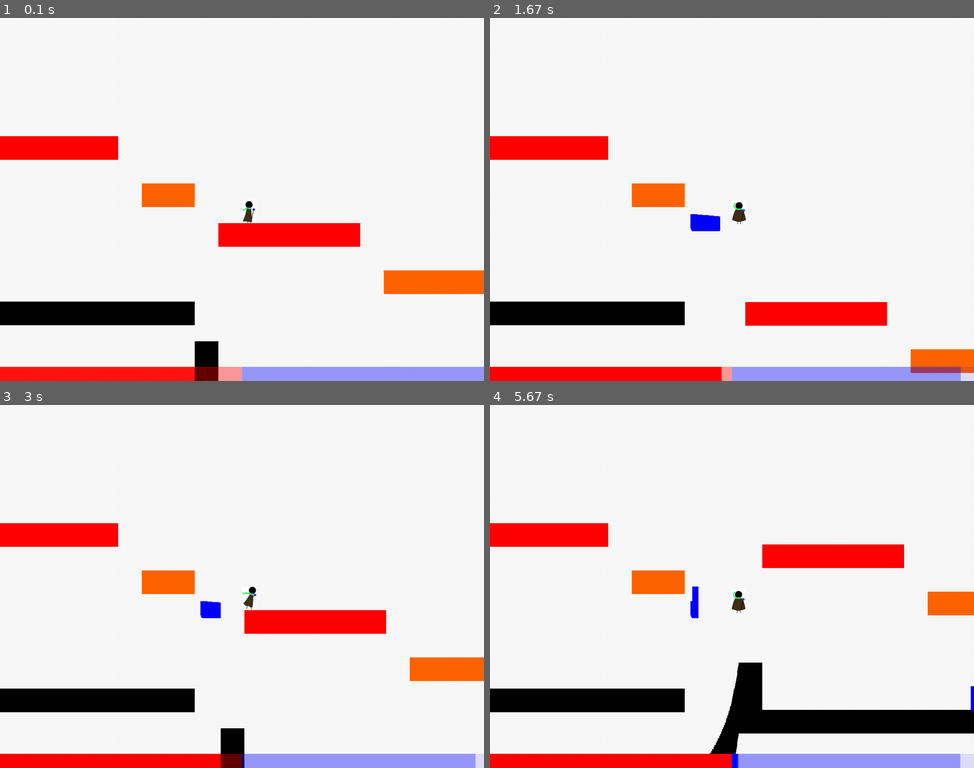
Above: before the commit, frames 1-4 (two rows, left to right).
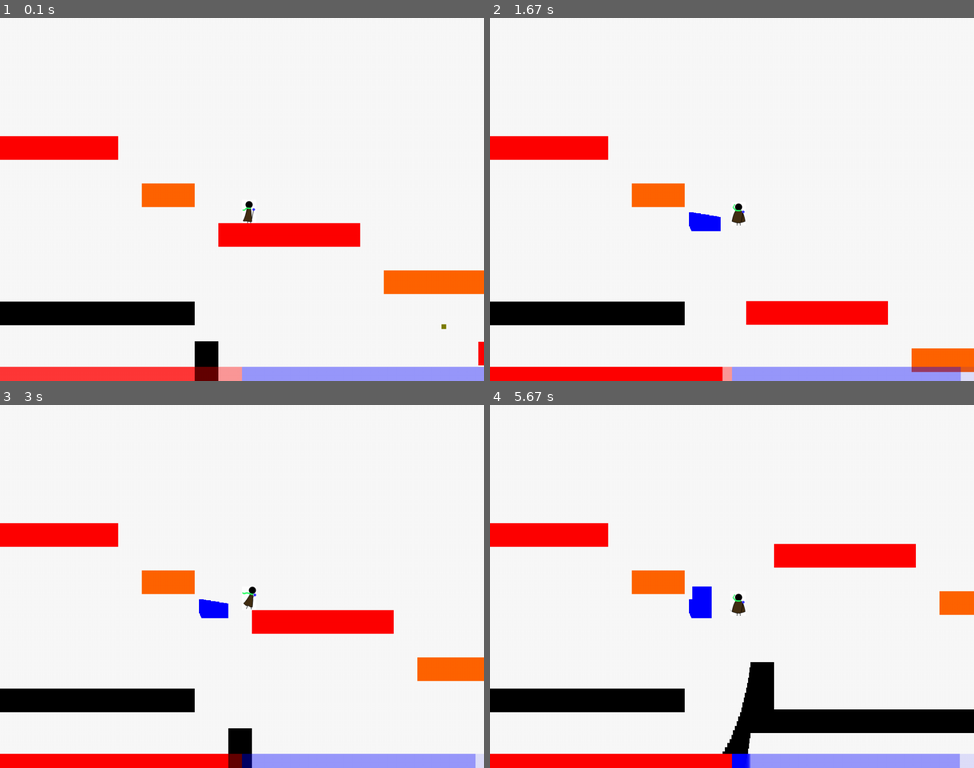
Above: after the commit, the same moments.

Repository: icanwalkonwater/sb-gamejam-pygame
Game: pygame game, started from src/main.py
The game is run twice, just before and just after one commit, with the same random seed, the same clock (stepped at 60 frames per second) and the same inputs.
Inputs:
- Up to frame 1 (0.1 s): no input
- Up to frame 2 (1.67 s): tap one key every 0.33 s from 0.33 s: Space & D D
- Up to frame 3 (3 s): tap D at 1.73, 2.03, 2.23, 2.57, 2.87 s; tap Space at 1.82 s
- Up to frame 4 (5.67 s): tap D at 3.07, 3.37, 3.63, 4.48 s; tap Space at 3.15, 4.4, 4.8, 5.1 s; tap & at 4.88 s

The runs differ from the first frame. In frame 1, 1.6% of the frame differs, in the area x 0-100%, y 84-100%; in frame 2, 0.5%; in frame 3, 0.8%; in frame 4, 2.5%, in the area x 41-100%, y 38-100%.

Commit message:
Feature-Ajout-Ennemy : enemie a distance

Diff:
--- a/src/constants.py
+++ b/src/constants.py
@@ -125,20 +125,20 @@
         HEALTH_MAX = 100
 
         """Cooldown between attacks"""
-        ATTACK_COOLDOWN_S = .2
+        ATTACK_COOLDOWN_S = 1
 
         """Masse of the enemy"""
-        WIEGHT = .8
+        WIEGHT = .5
 
         """A rect centered on the enemy. If the player enter this rect, the enemy
         will start attacking him.
         """
-        DETECTION_RANGE_SQR = 300 ** 2
+        DETECTION_RANGE_SQR = 350 ** 2
 
         """A rect centered on the enemy. If the player enter this rect, the enemy
              will run into the opposite of payer
              """
-        FEAR_RANGE_SQR = 100 ** 2
+        FEAR_RANGE_SQR = 150 ** 2
 
         """Enemy walking velocity.
             When afraid by a player, they will walk according to this velocity.
@@ -147,7 +147,10 @@
 
         class Projectile:
             """Duration of projectile life"""
-            TIME_TO_LIVE = .5
+            TIME_TO_LIVE = 10
 
             """"Strength of the projectile when it impact"""
             STRENGTH = 4000
+
+            """Speed of projectile when lunched by enemy"""
+            SPEED = 800
--- a/src/entities/hostiles/ran_enemy.py
+++ b/src/entities/hostiles/ran_enemy.py
@@ -1,11 +1,16 @@
 import time
 
+from pygame import Vector2
 from pygame.surface import Surface
 
 from constants import EnemySettings
 from entities.hostiles.enemy import Enemy
+from entities.projectile import EnemyProjectile
+from enums import ImpactSide
 from game_object import GameObject
 from physics import RigidPhysicsAwareGameObject
+from scene import Scene
+from scene_management import SceneManagement
 
 
 class RanEnemy(Enemy):
@@ -14,16 +19,23 @@
         surface.fill((255, 0, 0))
         Enemy.__init__(self, surface, EnemySettings.Ranged.WIEGHT, EnemySettings.Ranged.HEALTH_MAX,
                        EnemySettings.Ranged.ATTACK_COOLDOWN_S, target)
+        self.__cooldown_expire = time.time()
 
     def _target_direction(self) -> int:
         diff = self.center.x - self._target.center.x
-        if diff >= 0:
+        if diff <= 0:
             return 1
         else:
-            return 0
+            return -1
 
-    def attack(self, delta_time: float, distance_sqr: float) -> bool:
-        pass
+    def attack(self):
+        scene: Scene = SceneManagement.active_scene
+        enemy_projectile: EnemyProjectile = EnemyProjectile(Vector2(self._target.center - self.center))
+        enemy_projectile.add_to_collision_mask(scene.environment, scene.player)
+        enemy_projectile.move(self.center)
+        scene.projectiles.add(enemy_projectile)
+        scene.dynamics.add(enemy_projectile)
+        self.__cooldown_expire = time.time() + EnemySettings.Ranged.ATTACK_COOLDOWN_S
 
     def update(self, delta_time: float):
         distance_to_target_sqr = EnemySettings.Ranged.DETECTION_RANGE_SQR + 1 if self._target is None else \
@@ -32,14 +44,21 @@
         # If too far away, just walk
         if distance_to_target_sqr > EnemySettings.Ranged.DETECTION_RANGE_SQR and self.is_on_ground:
             self.move(EnemySettings.CHILL_WALK_VELOCITY * self._direction * delta_time)
+            print("Marche")
 
         # If the player is on fear range run in the opposite direction
-        elif distance_to_target_sqr > EnemySettings.Ranged.FEAR_RANGE_SQR and self.is_on_ground:
+        elif distance_to_target_sqr < EnemySettings.Ranged.FEAR_RANGE_SQR and self.is_on_ground:
             self.move(EnemySettings.Ranged.FEAR_WALK_VELOCITY * self._target_direction() * -1 * delta_time)
-
+            print("fuite")
         # If in range
         elif time.time() > self.__cooldown_expire:
-            if self.attack(delta_time, distance_to_target_sqr):
-                self.__cooldown_expire = time.time() + self._attack_cooldown
+            print("Attaque !!!!!")
+            self.attack()
 
         RigidPhysicsAwareGameObject.update(self, delta_time)
+
+    def _on_collide(self, other: GameObject, direction_of_impact: Vector2, impact_side: ImpactSide,
+                    delta_time: float):
+        RigidPhysicsAwareGameObject._on_collide(self, other, direction_of_impact, impact_side, delta_time)
+        if other != self._target:
+            Enemy._on_collide(self, other, direction_of_impact, impact_side, delta_time)
--- a/src/entities/projectile.py
+++ b/src/entities/projectile.py
@@ -1,3 +1,4 @@
+import random
 import time
 from abc import ABC, abstractmethod
 
@@ -97,16 +98,18 @@
     def _death_time() -> float:
         return time.time() + EnemySettings.Ranged.Projectile.TIME_TO_LIVE
 
-    def __init__(self):
+    def __init__(self, direction: Vector2):
         sprite = Surface((10, 10))
         sprite.fill((125, 125, 0))
         Projectile.__init__(self, sprite)
         self.__death_time = EnemyProjectile._death_time()
         self._strength = EnemySettings.Ranged.Projectile.STRENGTH
+        self._direction = direction
+        self.apply_force(direction * 30)
 
     def _on_collide(self, other: GameObject, direction_of_impact: Vector2, impact_side: ImpactSide, delta_time: float):
         if isinstance(other, RigidPhysicsAwareGameObject):
-            other.apply_force(self._strength)
+            other.apply_force(self._direction * 30)
         self.kill()
 
     def update(self, delta_time: float):
--- a/src/main.py
+++ b/src/main.py
@@ -6,6 +6,7 @@
 
 from constants import GlobalSettings
 from entities.hostiles.hth_enemy import HthEnemy
+from entities.hostiles.ran_enemy import RanEnemy
 from entities.player import Player
 from environement_props import ButtonGameObject
 from game_object import GameObject
@@ -15,7 +16,7 @@
 from scene_management import SceneManagement
 from ui.player_bar import UIHealthBar, UIManaBar
 
-FPS_LIMIT = 60
+FPS_LIMIT = 30
 frames = 0
 
 
@@ -69,17 +70,21 @@
     enemy = HthEnemy(player)
     enemy.move(Vector2(900, 500))
 
+    enemy2 = RanEnemy(player)
+    enemy2.move(Vector2(600, 500))
+
     ui_comps = get_ui(player)
 
     scene: Scene = Scene(background, [red_box, orange_box, floor, wall_left, wall_right],
-                         [player, enemy, button], ui_comps)
+                         [player, enemy, enemy2, button], ui_comps)
 
     scene.environment.add(red_box, orange_box, floor, wall_left, wall_right)
     scene.player.add(player)
-    scene.enemies.add(enemy)
+    scene.enemies.add(enemy, enemy2)
 
     player.add_to_collision_mask(scene.environment, scene.enemies)
     enemy.add_to_collision_mask(scene.environment, scene.player)
+    enemy2.add_to_collision_mask(scene.environment, scene.player)
     button.add_to_collision_mask(scene.player)
 
     return scene
